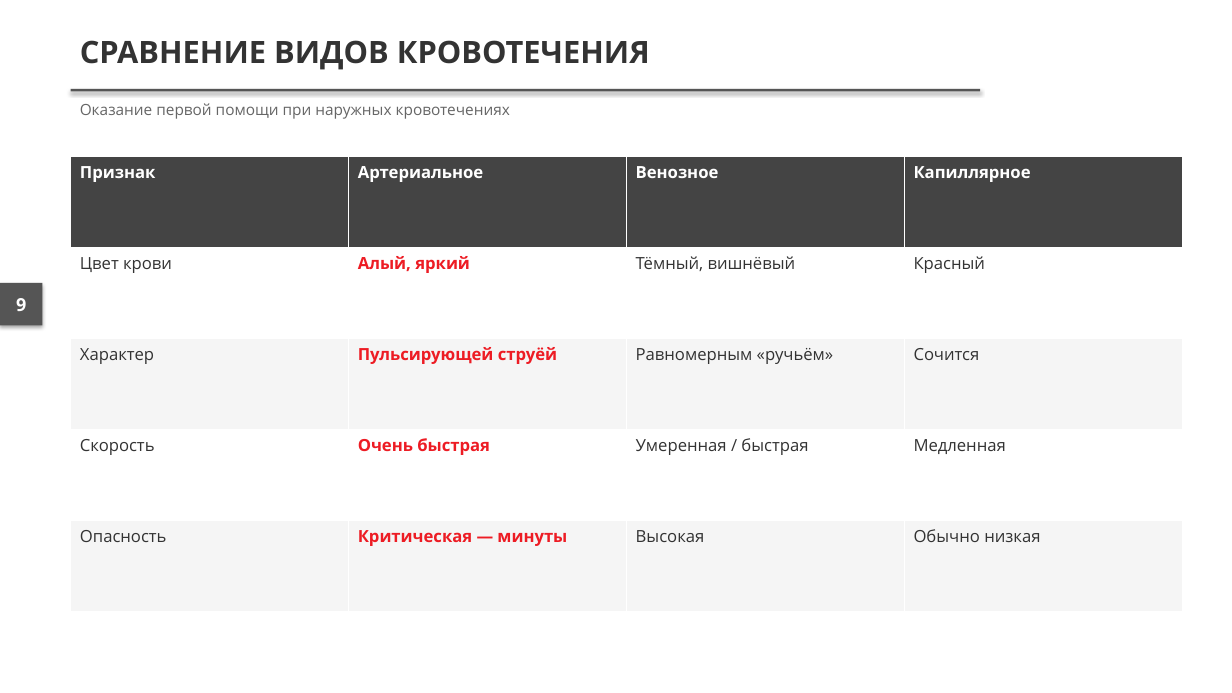
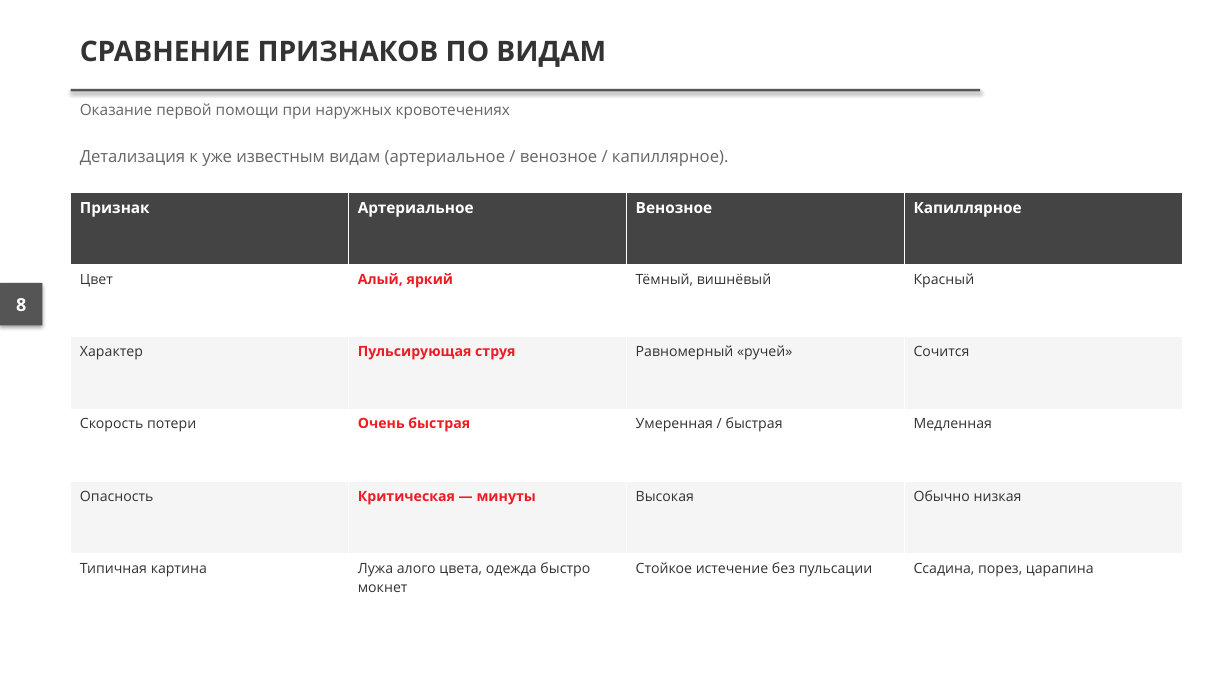
Before and after one commit to lysakalenushka-hash/-, a slide deck: slide 8 of presentations/out/Признаки_наружного_кровотечения_и_кровопотери.pptx (slide 9 before the commit). Drawn at 1232x693 pixels with LibreOffice and Linux fonts; fonts in the diff are those of the drawing. Boxes give left, top, right and bottom in pixels: in the first picture for what was removed or moved away, otherwise in the second. Text is boxed around its words. In the diff, an @@ line names an element or a change of style, - is before the commit and + after.

```diff
--- a/presentations/out/Признаки_наружного_кровотечения_и_кровопотери.pptx
+++ b/presentations/out/Признаки_наружного_кровотечения_и_кровопотери.pptx
@@ text at box(80, 40, 606, 67): text changed; size 24 to 22 pt @@
-СРАВНЕНИЕ ВИДОВ КРОВОТЕЧЕНИЯ
+СРАВНЕНИЕ ПРИЗНАКОВ ПО ВИДАМ
@@ text added at box(80, 150, 729, 166), 13 pt, text #666666 @@
+Детализация к уже известным видам (артериальное / венозное / капиллярное).
@@ table at box(71, 192, 1184, 627) @@
-row 2, column 1: Цвет крови
+row 2, column 1: Цвет
-row 3, column 2: Пульсирующей струёй
+row 3, column 2: Пульсирующая струя
-row 3, column 3: Равномерным «ручьём»
+row 3, column 3: Равномерный «ручей»
-row 4, column 1: Скорость
+row 4, column 1: Скорость потери
+row 6: Типичная картина | Лужа алого цвета, одежда быстро мокнет | Стойкое истечение без пульсации | Ссадина, порез, царапина
@@ table: place and size @@
-table at box(71, 157, 1184, 612)
+table at box(71, 192, 1184, 627)
@@ text at box(16, 298, 26, 311): text changed @@
-9
+8
```
Also in this commit, not shown: 1 other slide changed, 9 slides added, 8 slides removed, 3 other files.
